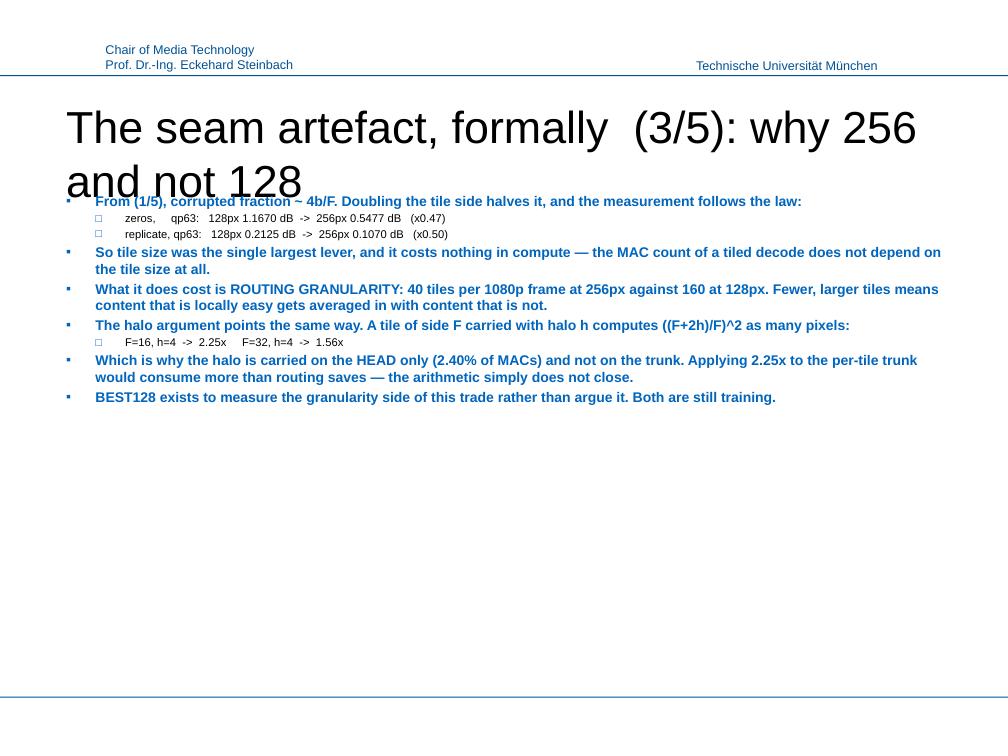
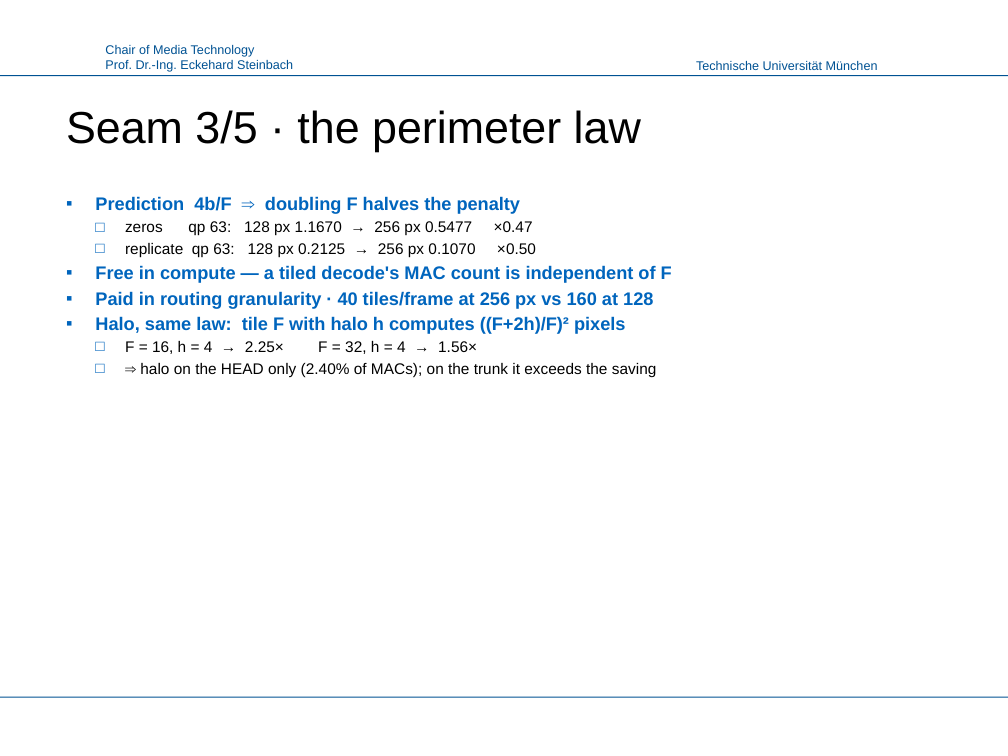
Before and after one commit to canerim/FLEX-FLOP, a slide deck: slide 12 of paper/FLEX-UF_LMT.pptx (slide 13 before the commit). Drawn at 1008x756 pixels with LibreOffice and Linux fonts; fonts in the diff are those of the drawing; background and template pictures are left out. Boxes give left, top, right and bottom in pixels: in the first picture for what was removed or moved away, otherwise in the second. Text is boxed around its words. In the diff, an @@ line names an element or a change of style, - is before the commit and + after.

Commit message:
Deck: figure-first, and the figures now use the release denominator
Body text cut from 19,027 characters to 9,705 -- claims, numbers and
formulas, no connective prose. Every figure that had room got it: 21 of 23
now span >=90% of the slide.

Two figures were showing the old denominator while the text beside them
showed the corrected one, which is exactly the inconsistency a reader is
right to distrust. make_figs_nature.py now routes every saving through one
helper that divides by the release's 1.0, and the architecture figure no
longer prints the deepest exit as '0% saved' -- it is -1.0%, because seam
repair makes our full-depth path cost 0.95% more than the release. Hiding
that at the one place the figure makes a cost claim was the worst version
of the error.

Five slides give the seam artefact in textbook form: the convolution that
causes it, the 4b/F contamination law, padding as an estimator with the
measured table, the perimeter argument for 256px, and the gated repair
with its equation -- ending on the measurement that says the repair earns
0.0020 dB per point of decode while arls was rejected at 0.0018.

```diff
--- a/paper/FLEX-UF_LMT.pptx
+++ b/paper/FLEX-UF_LMT.pptx
@@ title at [66,110,641,152]: text changed @@
-The seam artefact, formally (3/5): why 256 and not 128
+Seam 3/5 · the perimeter law
@@ text at [95,196,672,377]: text changed; size 10 to 13 pt @@
-▪ From (1/5), corrupted fraction ~ 4b/F. Doubling the tile side halves it, and the measurement follows the law:
-  □ zeros, qp63: 128px 1.1670 dB -> 256px 0.5477 dB (x0.47)
-  □ replicate, qp63: 128px 0.2125 dB -> 256px 0.1070 dB (x0.50)
-▪ So tile size was the single largest lever, and it costs nothing in compute — the MAC count of a tiled decode does not depend on the tile size at all.
-▪ What it does cost is ROUTING GRANULARITY: 40 tiles per 1080p frame at 256px against 160 at 128px. Fewer, larger tiles means content that is locally easy gets averaged in with content that is not.
-▪ The halo argument points the same way. A tile of side F carried with halo h computes ((F+2h)/F)^2 as many pixels:
-  □ F=16, h=4 -> 2.25x F=32, h=4 -> 1.56x
-▪ Which is why the halo is carried on the HEAD only (2.40% of MACs) and not on the trunk. Applying 2.25x to the per-tile trunk would consume more than routing saves — the arithmetic simply does not close.
-▪ BEST128 exists to measure the granularity side of this trade rather than argue it. Both are still training.
+▪ Prediction 4b/F ⇒ doubling F halves the penalty
+  □ zeros qp 63: 128 px 1.1670 → 256 px 0.5477 ×0.47
+  □ replicate qp 63: 128 px 0.2125 → 256 px 0.1070 ×0.50
+▪ Free in compute — a tiled decode's MAC count is independent of F
+▪ Paid in routing granularity · 40 tiles/frame at 256 px vs 160 at 128
+▪ Halo, same law: tile F with halo h computes ((F+2h)/F)² pixels
+  □ F = 16, h = 4 → 2.25× F = 32, h = 4 → 1.56×
+  □ ⇒ halo on the HEAD only (2.40% of MACs); on the trunk it exceeds the saving
```
Also in this commit, not shown: 20 other slides changed, 2 slides added, 2 slides removed, 17 other files.
